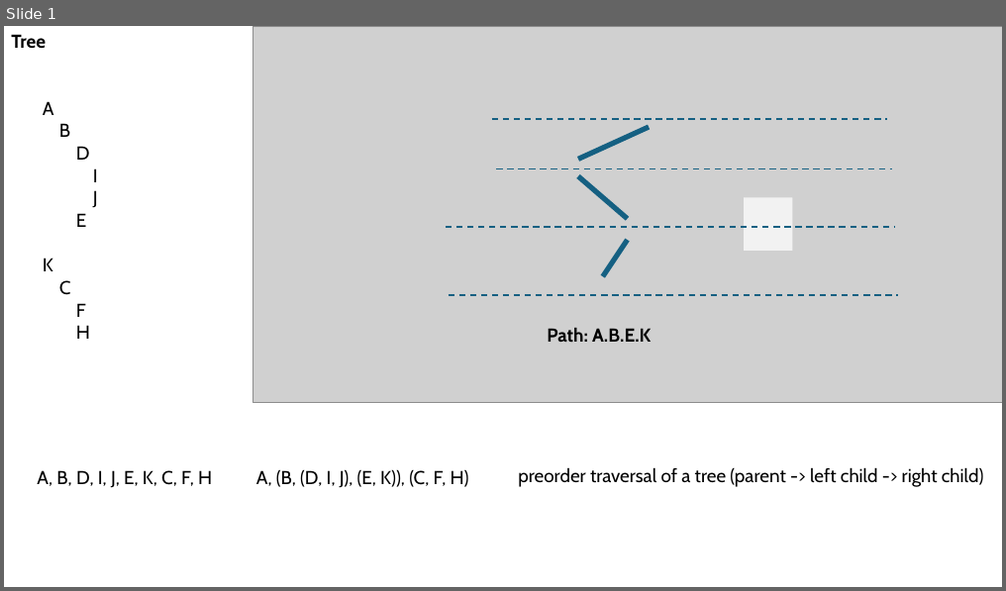
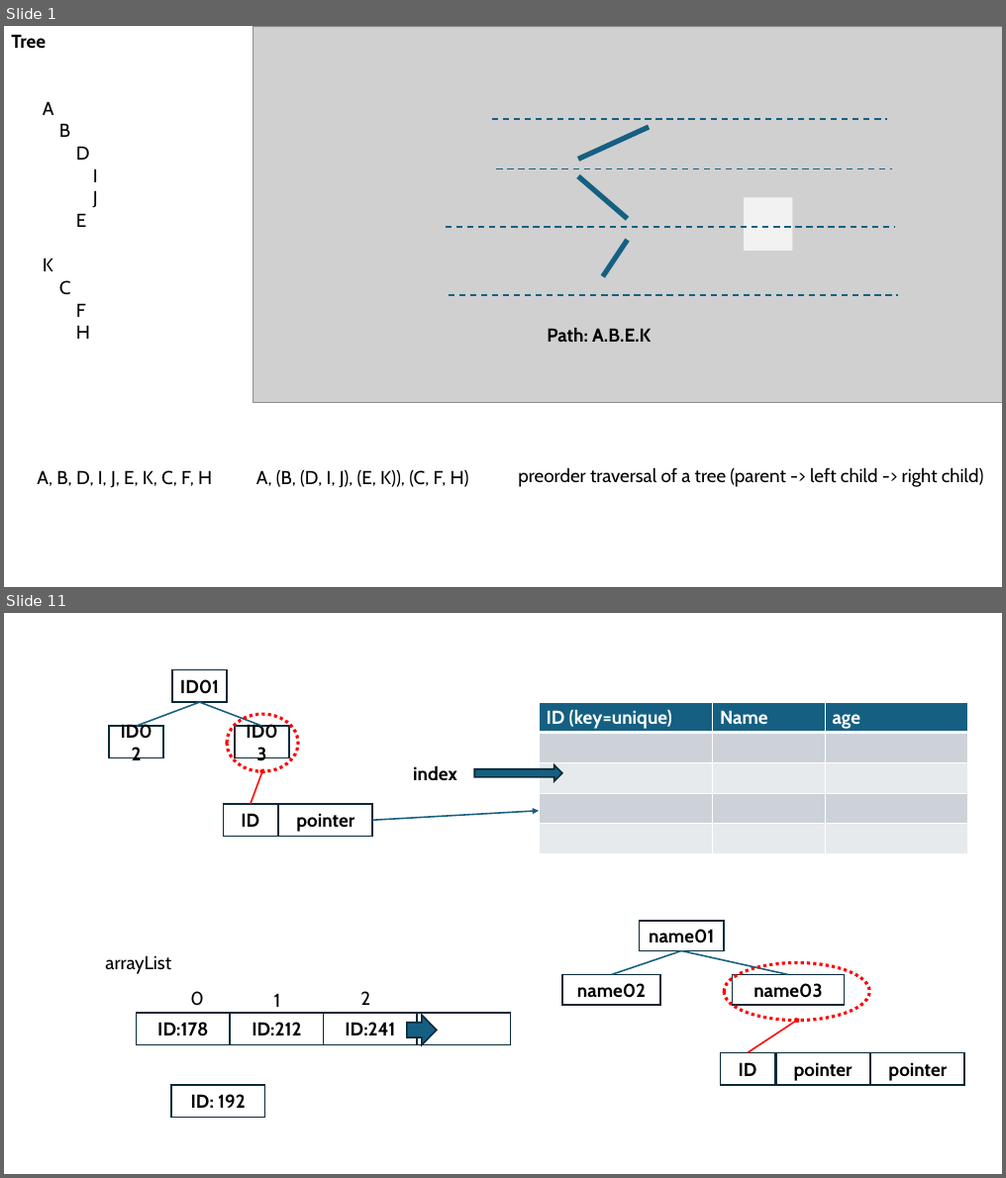
Before and after one commit to mo-mosverkstad/my_data_structure, a slide deck: ppt/dataStructure.pptx. Shown one above the other, each under a label of ours: slide 1 before the commit, slides 1 and 11 after it; the slides between them are not shown. The pictures are 1006x591 and 1006x1178 pixels, drawn with LibreOffice and Linux fonts; fonts in the diff are those of the drawing; grey boxes stand for pictures. Boxes give left, top, right and bottom in pixels: in the first picture for what was removed or moved away, otherwise in the second. Text is boxed around its words. In the diff, an @@ line names an element or a change of style, - is before the commit and + after.

```diff
--- a/ppt/dataStructure.pptx
+++ b/ppt/dataStructure.pptx
@@ slide 11 added at <box>4,613,1002,1174</box>, background #FFFFFF @@
@@ rectangle added at <box>172,669,227,702</box>, outline #092A39 1.5 pt, 18 pt, text #000000, bold @@
+ID01
@@ rectangle added at <box>109,726,163,759</box>, outline #092A39 1.5 pt, 18 pt, text #000000, bold @@
+ID02
@@ line added from (199, 702) to (137, 726), #156082 1.5 pt @@
@@ line added from (199, 702) to (262, 726), #156082 1.5 pt @@
@@ ellipse added at <box>227,714,298,771</box>, outline #FF0000 3 pt dashed @@
@@ rectangle added at <box>235,726,289,759</box>, outline #092A39 1.5 pt, 18 pt, text #000000, bold @@
+ID03
@@ table added at <box>539,702,967,854</box>, 5 rows, 3 columns @@
+ID (key=unique) | Name | age
+ |  | 
+ |  | 
+ |  | 
+ |  | 
@@ arrow added from (251, 804) to (262, 771), #FF0000 1.5 pt @@
@@ text added at <box>413,765,457,780</box>, 18 pt, text #000000, bold @@
+index
@@ up arrow added at <box>475,765,562,780</box>, fill #156082, outline #092A39 1.5 pt @@
@@ rectangle added at <box>224,804,278,836</box>, outline #092A39 1.5 pt, 18 pt, text #000000, bold @@
+ID
@@ rectangle added at <box>279,804,372,836</box>, outline #092A39 1.5 pt, 18 pt, text #000000, bold @@
+pointer
@@ arrow added from (372, 820) to (539, 811), #156082 1.5 pt @@
@@ rectangle added at <box>639,921,724,951</box>, outline #092A39 1.5 pt, 18 pt, text #000000, bold @@
+name01
@@ text added at <box>105,956,171,974</box>, 18 pt, text #000000 @@
+arrayList
@@ line added from (681, 952) to (612, 974), #156082 1.5 pt @@
@@ line added from (681, 952) to (788, 974), #156082 1.5 pt @@
@@ ellipse added at <box>724,963,870,1021</box>, outline #FF0000 3 pt dashed @@
@@ text added at <box>190,991,203,1006</box>, 18 pt, text #000000 @@
+0
@@ text added at <box>274,993,281,1013</box>, 18 pt, text #000000 @@
+1
@@ text added at <box>360,991,370,1005</box>, 18 pt, text #000000 @@
+2
@@ rectangle added at <box>562,974,661,1004</box>, outline #092A39 1.5 pt, 18 pt, text #000000, bold @@
+name02
@@ rectangle added at <box>733,974,845,1004</box>, outline #092A39 1.5 pt, 18 pt, text #000000, bold @@
+name03
@@ rectangle added at <box>137,1014,230,1046</box>, outline #092A39 1.5 pt, 18 pt, text #000000, bold @@
+ID:178
@@ rectangle added at <box>230,1014,324,1046</box>, outline #092A39 1.5 pt, 18 pt, text #000000, bold @@
+ID:212
@@ rectangle added at <box>324,1014,417,1046</box>, outline #092A39 1.5 pt, 18 pt, text #000000, bold @@
+ID:241
@@ right arrow added at <box>407,1015,437,1045</box>, fill #156082, outline #092A39 1.5 pt @@
@@ rectangle added at <box>417,1014,511,1046</box>, outline #092A39 1.5 pt @@
@@ arrow added from (747, 1054) to (797, 1020), #FF0000 1.5 pt @@
@@ rectangle added at <box>721,1054,775,1085</box>, outline #092A39 1.5 pt, 18 pt, text #000000, bold @@
+ID
@@ rectangle added at <box>776,1054,870,1085</box>, outline #092A39 1.5 pt, 18 pt, text #000000, bold @@
+pointer
@@ rectangle added at <box>871,1054,964,1085</box>, outline #092A39 1.5 pt, 18 pt, text #000000, bold @@
+pointer
@@ rectangle added at <box>171,1085,265,1118</box>, outline #092A39 1.5 pt, 18 pt, text #000000, bold @@
+ID: 192
```
Also in this commit, not shown: 1 slide changed, 9 other slides added, 6 other files.
